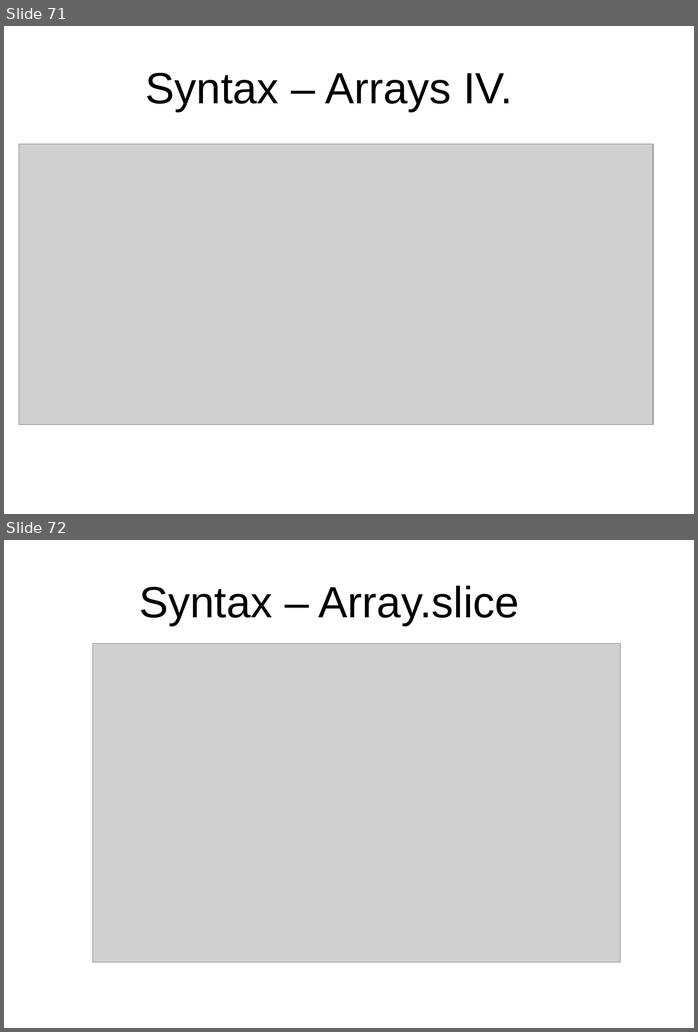
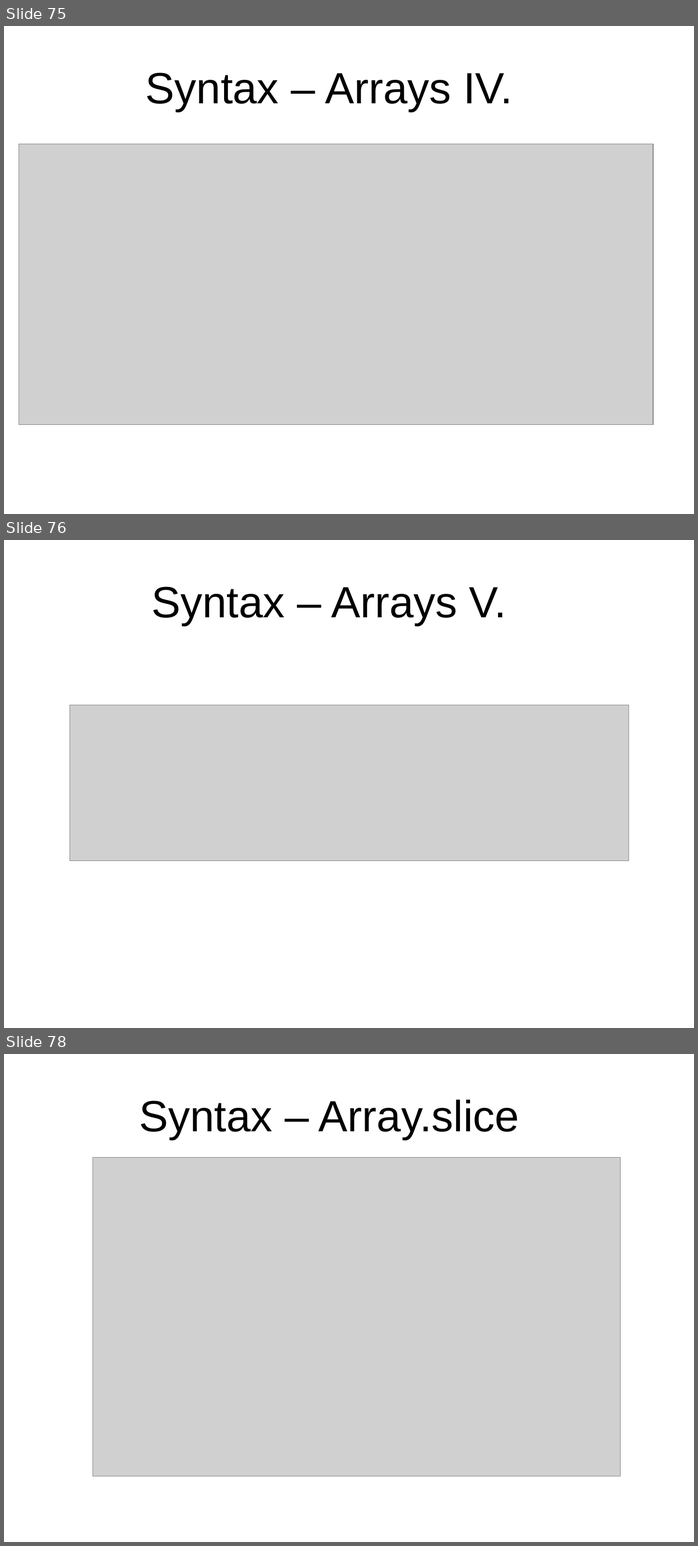
Before and after one commit to peterborkuti/other, a slide deck: JavaScriptBasics/jsbasics-slide.odp. Shown one above the other, each under a label of ours: slides 71 and 72 before the commit, slides 75, 76 and 78 after it; the slides between them are not shown. The pictures are 698x1032 and 698x1546 pixels, drawn with LibreOffice and Linux fonts; fonts in the diff are those of the drawing; grey boxes stand for pictures; background and template pictures are left out. Boxes give left, top, right and bottom in pixels: in the first picture for what was removed or moved away, otherwise in the second. Text is boxed around its words. In the diff, an @@ line names an element or a change of style, - is before the commit and + after.

```diff
--- a/JavaScriptBasics/jsbasics-slide.odp
+++ b/JavaScriptBasics/jsbasics-slide.odp
@@ slide 76 added at (4,540,694,1028), background #FFFFFF @@
@@ title added at (152,586,506,626), 53.3 pt, text #000000 @@
+Syntax – Arrays V.
@@ picture added at (70,705,629,861) @@
@@ what was slide 71 is now slide 75 @@
@@ what was slide 72 is now slide 78 @@
```
Also in this commit, not shown: 6 slides changed, 5 other slides added, 8 other files.
